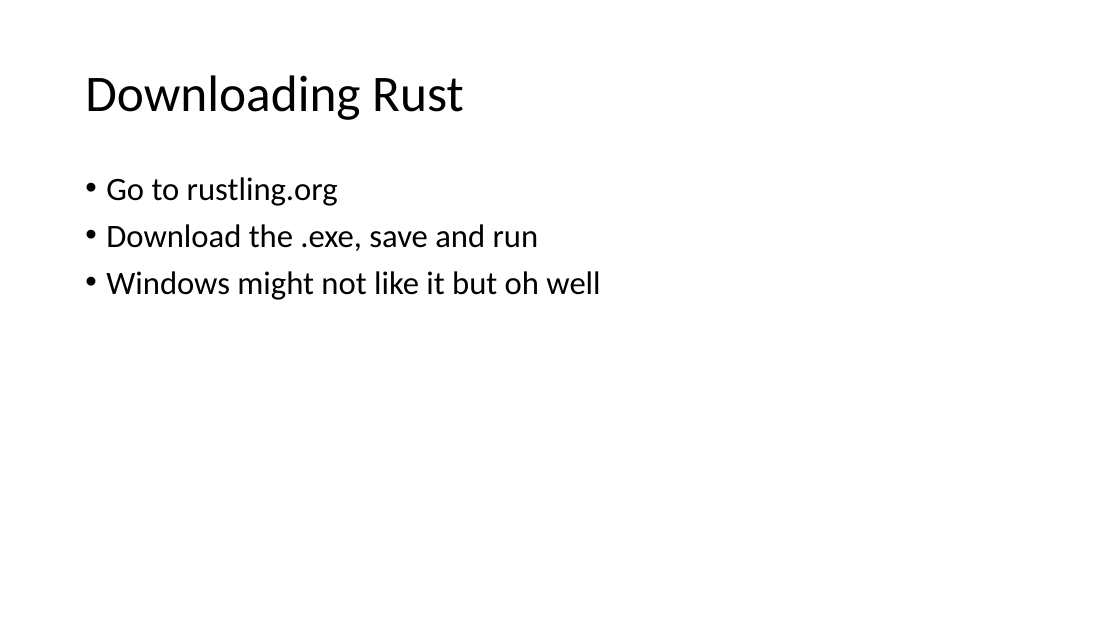
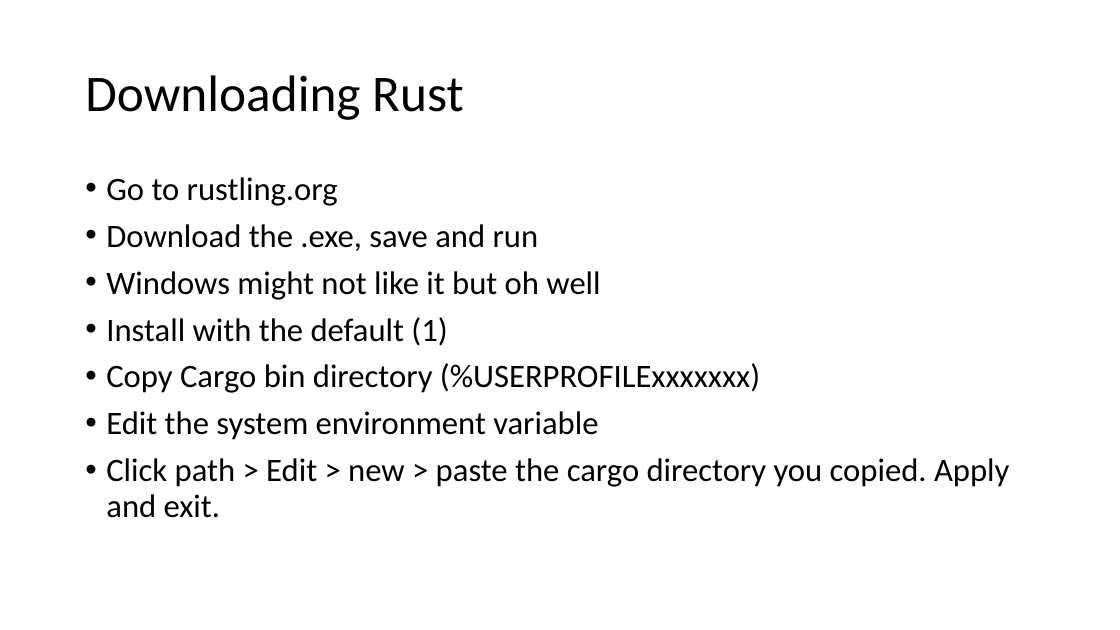
Before and after one commit to AlexbMitchelmore/WebDevRust, a slide deck: slide 2 of RUST.pptx. Drawn at 1120x630 pixels with LibreOffice and Linux fonts; fonts in the diff are those of the drawing. Boxes give left, top, right and bottom in pixels: in the first picture for what was removed or moved away, otherwise in the second. Text is boxed around its words. In the diff, an @@ line names an element or a change of style, - is before the commit and + after.

```diff
--- a/RUST.pptx
+++ b/RUST.pptx
@@ text at (x1=106, y1=317, x2=1009, y2=518): paragraphs added @@
+• Install with the default (1)
+• Copy Cargo bin directory (%USERPROFILExxxxxxx)
+• Edit the system environment variable
+• Click path > Edit > new > paste the cargo directory you copied. Apply and exit.
```
Also in this commit, not shown: 2 slides added, 1 slide removed.
